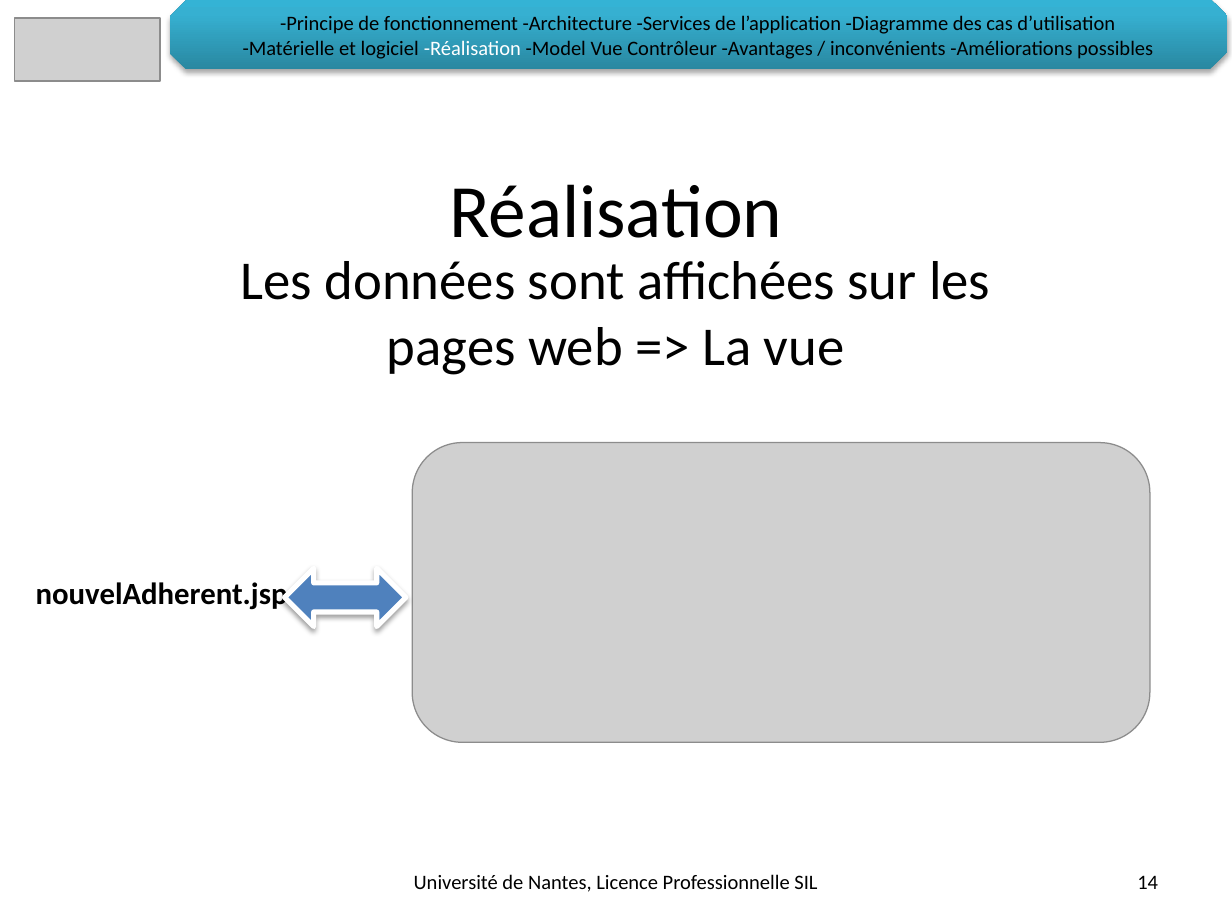
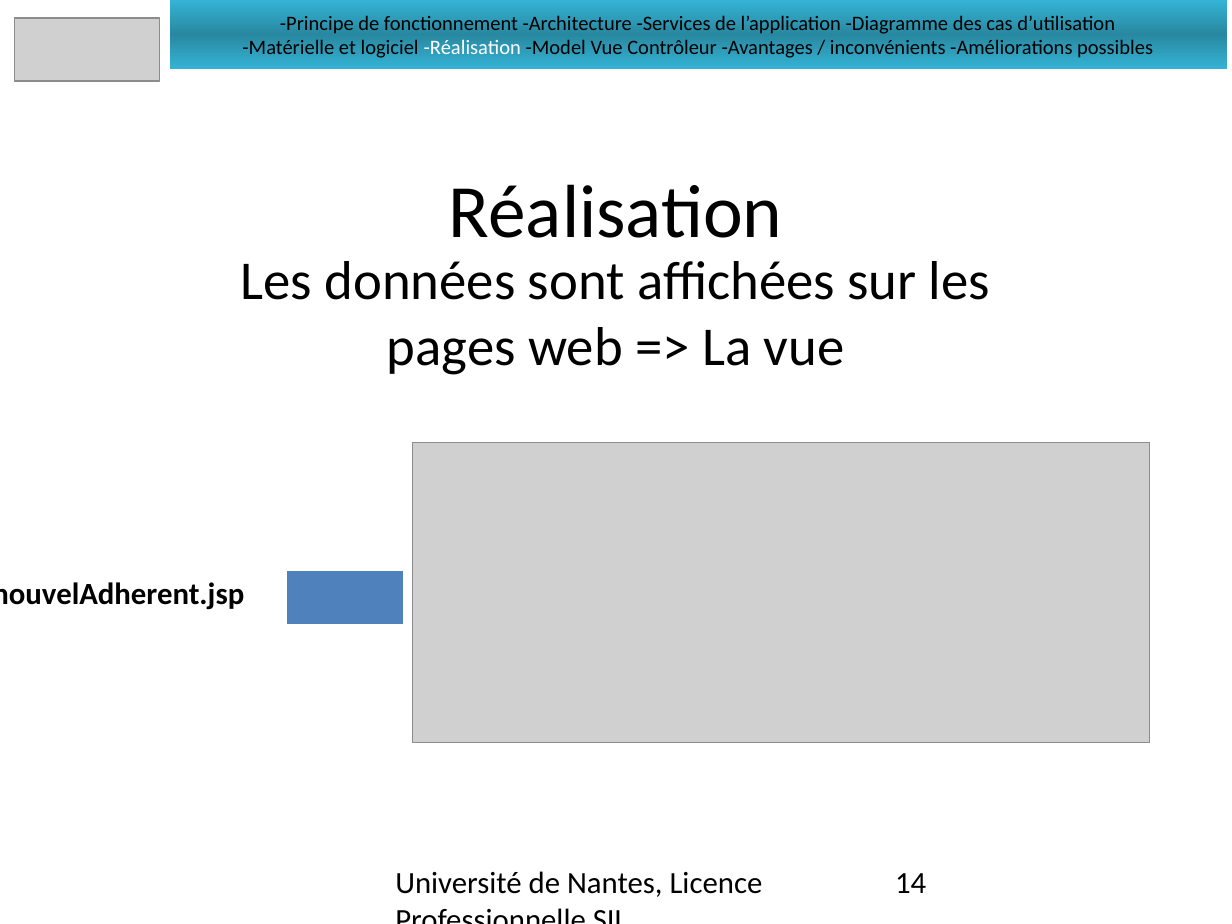
Before and after one commit to LeonardoALARCON/progr3, a slide deck: slide 14 of Documentation/DiapoProg3/PresentationProg3.pptx. Drawn at 1232x924 pixels with LibreOffice and Linux fonts; fonts in the diff are those of the drawing; grey boxes stand for pictures; background and template pictures are left out. Boxes give left, top, right and bottom in pixels: in the first picture for what was removed or moved away, otherwise in the second. Text is boxed around its words. In the diff, an @@ line names an element or a change of style, - is before the commit and + after.

Commit message:
Ajouté images des diagrammes et les ajouté à la présentation PWP

```diff
--- a/Documentation/DiapoProg3/PresentationProg3.pptx
+++ b/Documentation/DiapoProg3/PresentationProg3.pptx
@@ rectangle "-Principe de fonctionnement -Architecture -Services ..." at (x1=170, y1=0, x2=1227, y2=69): snip diag rect to rectangle; fill gradient #2A88A2 to #37B1D2 to #34B4D6 to gradient #34B3D5 to #2988A1; shadow off @@
@@ text "Les données sont affichées sur ..." at (x1=240, y1=261, x2=990, y2=375): less space between paragraphs @@
@@ text "nouvelAdherent.jsp" rewrapped from (x1=36, y1=582, x2=288, y2=610) to (x1=0, y1=582, x2=244, y2=610) @@
@@ rectangle at (x1=285, y1=568, x2=405, y2=626): left right arrow to rectangle; shadow off @@
@@ text "Université de Nantes, Licence Professionnelle ..." at (x1=395, y1=871, x2=763, y2=897): size 12 to 18 pt; alignment centre to left; vertical alignment middle to top @@
@@ page number at (x1=895, y1=873, x2=926, y2=893): size 12 to 18 pt; alignment right to left; vertical alignment middle to top @@
```
Also in this commit, not shown: 19 other slides changed, 9 other files.
